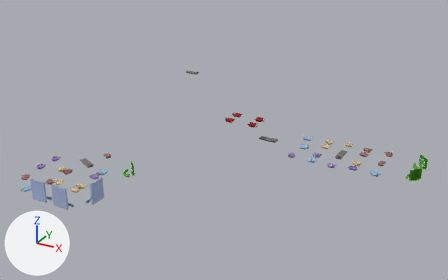
The glTF model vegas-101/assets/models/vegas_tables.glb as it was, and as the next commit left it.
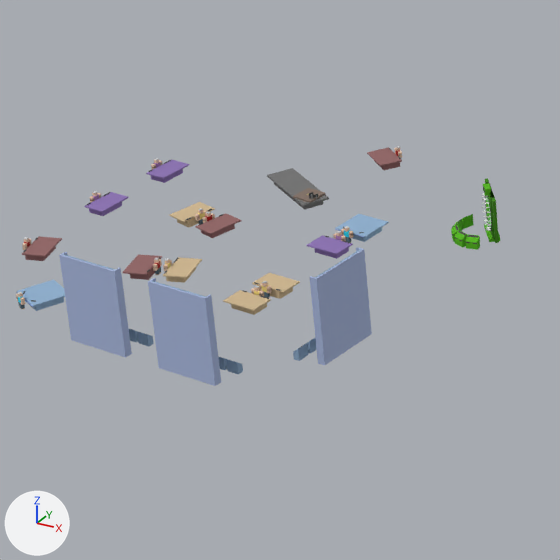
Old and new are each drawn whole from a camera (50 mm lens) standing at (168.0, -758.0, 376.0) and looking at (-239.0, -19.0, 6.0) and again close up on the part from 4% to 33% of the width and 42% to 90% of the height. Arrows for +X, +Y and +Z are at lower left; the lights stay in place. The first two pictures are the older version. Vertices at exactly the same position are counted once.

The first close-up shows 'Roblox reference geometry'.
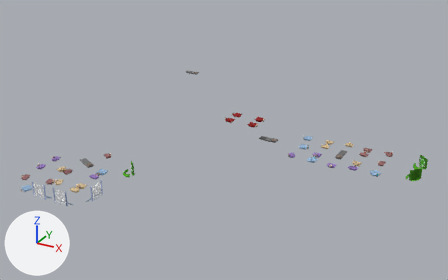
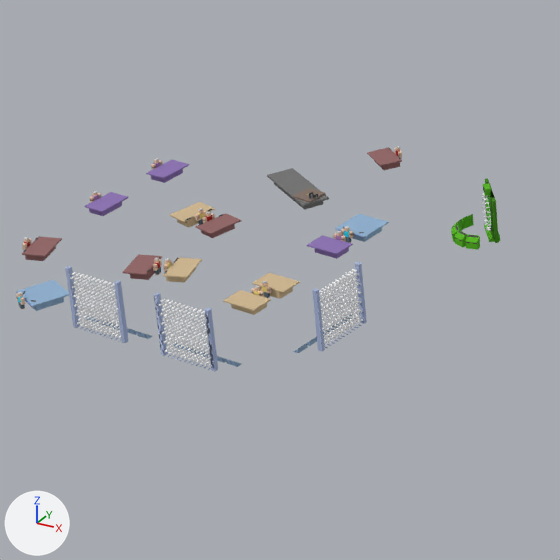
The change in detail:
me_roblox_reference_geometry is used by ob_roblox_reference_geometry; location (0.0, 0.0, 0.0).
me_roblox_reference_geometry had 20289 vertices, 31350 faces and spanned x -483.0..44.0, y -281.0..272.0, z -6.0..32.0.
me_roblox_reference_geometry now has 15479 vertices, 23986 faces and spans x -483.0..44.0, y -280.0..272.0, z -6.0..32.0.
me_roblox_reference_geometry part 1: 553 loose pieces with 4614 vertices, spanning x -480.0..-16.0, y -281.0..271.0, z -3.0..29.0, are deleted.
me_roblox_reference_geometry part 2: 168 vertices removed from x -364.0..-289.0, y -280.0..-235.0, z 1.0..5.0.
Other edits to the shape of me_roblox_reference_geometry do not show in these pictures.
me_roblox_reference_geometry no longer uses material mat_builtin_rock_001.

Changed parts and their boxes (x1, y1, x2, y2) in the close-ups (560 x 560 px):
'Roblox reference geometry', reshaped: before (16, 146, 501, 386); after (16, 146, 501, 372)
part 1 of me_roblox_reference_geometry, deleted (blue): before (59, 160, 372, 386)
part 2 of me_roblox_reference_geometry, deleted (mostly hidden): before (129, 329, 317, 374)
